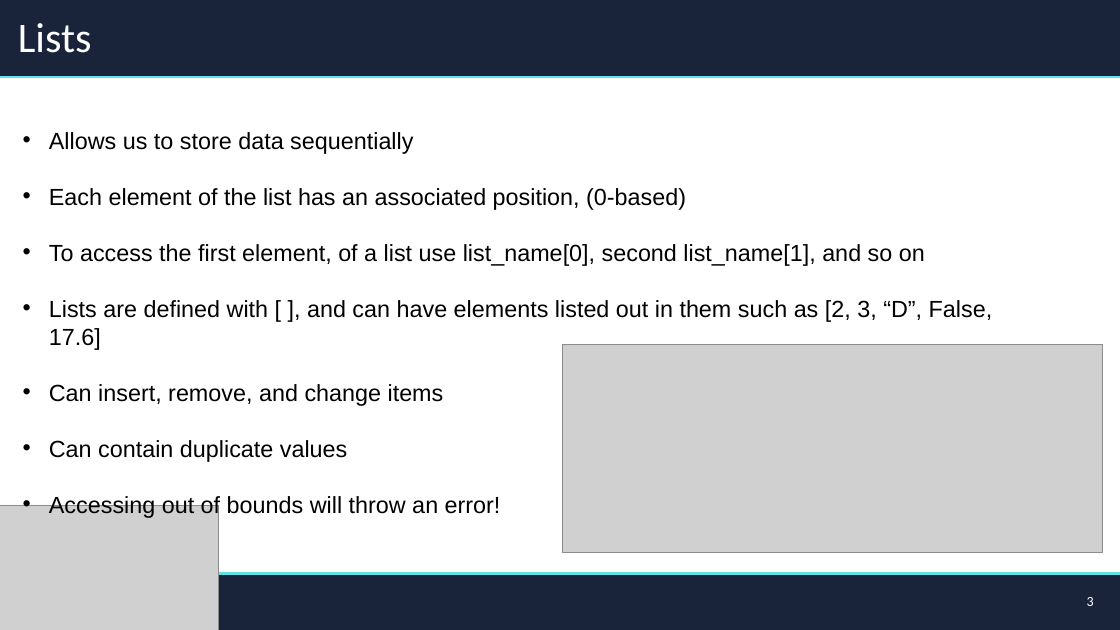
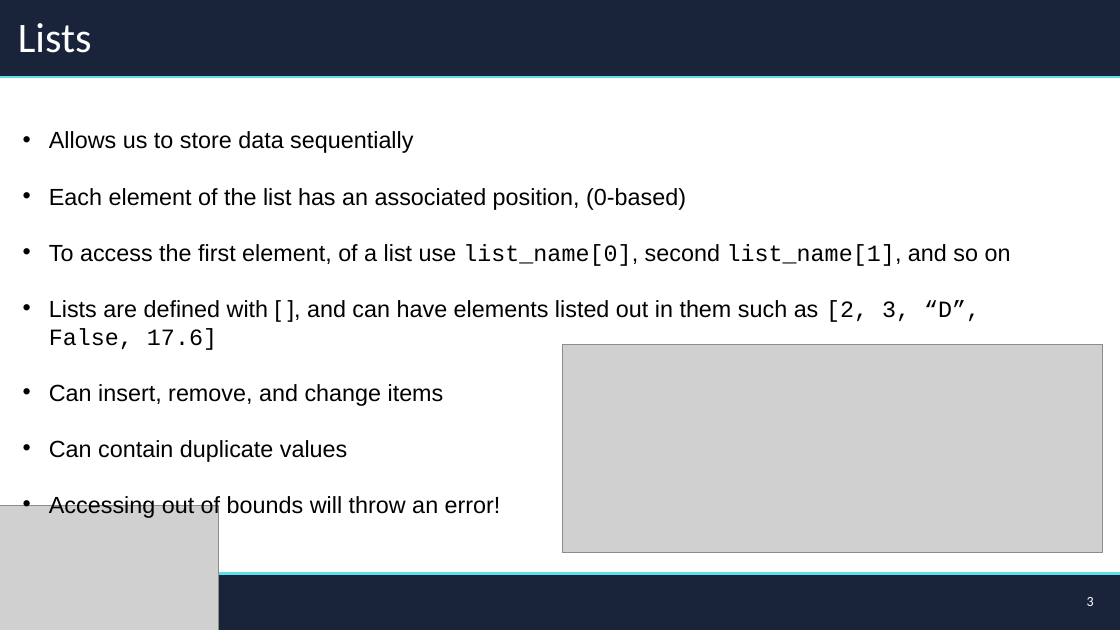
Before and after one commit to FinTechIU/pySupp, a slide deck: slide 3 of FA24/WK3/CodingSessionThreeInstallGuide.pptx. Drawn at 1120x630 pixels with LibreOffice and Linux fonts; fonts in the diff are those of the drawing; grey boxes stand for pictures. Boxes give left, top, right and bottom in pixels: in the first picture for what was removed or moved away, otherwise in the second. Text is boxed around its words. In the diff, an @@ line names an element or a change of style, - is before the commit and + after.

Commit message:
edits to pptx

```diff
--- a/FA24/WK3/CodingSessionThreeInstallGuide.pptx
+++ b/FA24/WK3/CodingSessionThreeInstallGuide.pptx
@@ text at <box>49,244,1011,350</box>: font Arial to Courier New in "list_name[0], list_name[1],", "[2, 3, “D”, False, 17.6]I" @@
```
Also in this commit, not shown: 5 other slides changed.
